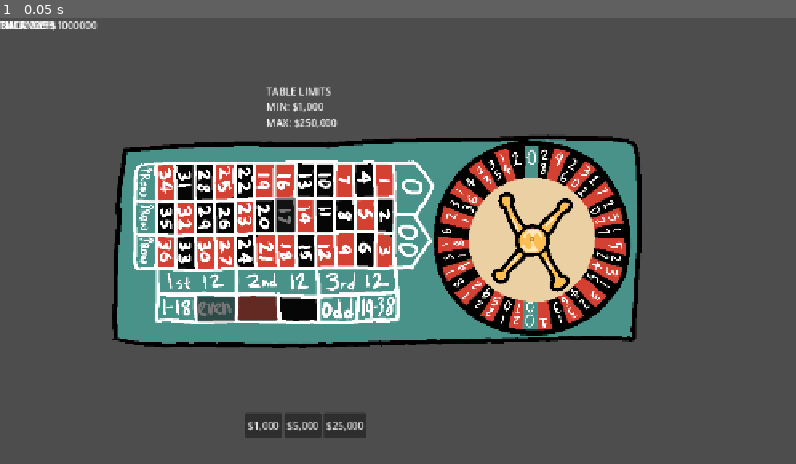
Above: before the commit, frame 1.
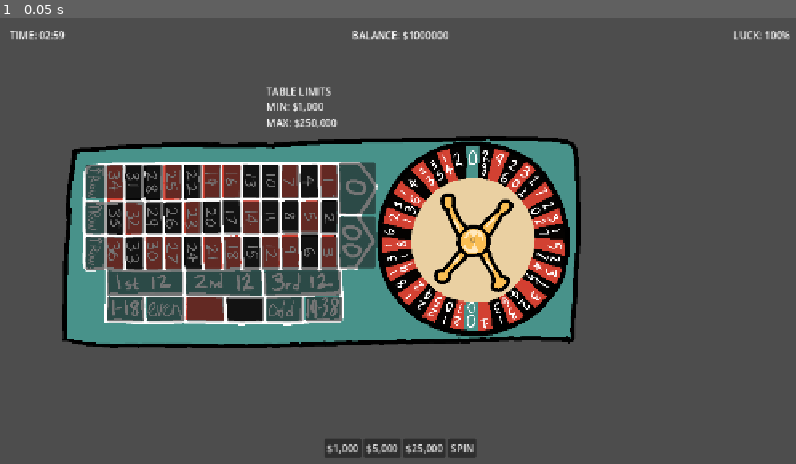
Above: after the commit, the same moment.

Repository: JordanRaia/gmtk-game-jam-2026
Game: Godot game, scene res://MainScene.tscn
Same seed, same stepped clock (60 frames per second), same inputs: the game is played once before the commit and once after it.
Inputs:
- Up to frame 1 (0.05 s): no input

The runs differ from the first frame. In frame 1, 28% of the frame differs, in the area x 0-100%, y 0-99%.

Commit message:
-console logs while betting and random result

Diff:
--- a/MainScene.tscn
+++ b/MainScene.tscn
@@ -12,24 +12,42 @@
 
 [node name="UI_Layer" type="Control" parent="CanvasLayer" unique_id=1684836525]
 layout_mode = 3
-anchors_preset = 0
-offset_right = 40.0
-offset_bottom = 40.0
+anchors_preset = 15
+anchor_right = 1.0
+anchor_bottom = 1.0
+grow_horizontal = 2
+grow_vertical = 2
 
 [node name="BalanceLabel" type="Label" parent="CanvasLayer/UI_Layer" unique_id=695806010]
-layout_mode = 0
-offset_right = 40.0
-offset_bottom = 23.0
+layout_mode = 1
+anchors_preset = 5
+anchor_left = 0.5
+anchor_right = 0.5
+offset_left = -20.0
+offset_top = 16.0
+offset_right = 20.0
+offset_bottom = 39.0
+grow_horizontal = 2
+horizontal_alignment = 1
 
 [node name="TimerLabel" type="Label" parent="CanvasLayer/UI_Layer" unique_id=1680922433]
-layout_mode = 0
-offset_right = 40.0
-offset_bottom = 23.0
+layout_mode = 1
+offset_left = 16.0
+offset_top = 16.0
+offset_right = 56.0
+offset_bottom = 39.0
 
 [node name="LuckLabel" type="Label" parent="CanvasLayer/UI_Layer" unique_id=377824550]
-layout_mode = 0
-offset_right = 40.0
-offset_bottom = 23.0
+layout_mode = 1
+anchors_preset = 1
+anchor_left = 1.0
+anchor_right = 1.0
+offset_left = -56.0
+offset_top = 16.0
+offset_right = -16.0
+offset_bottom = 39.0
+grow_horizontal = 0
+horizontal_alignment = 2
 
 [node name="TableLimitsPanel" type="Control" parent="CanvasLayer/UI_Layer" unique_id=524415909]
 anchors_preset = 0
@@ -53,11 +71,18 @@
 MAX: $250,000"
 
 [node name="ChipTray" type="HBoxContainer" parent="CanvasLayer/UI_Layer" unique_id=2076036332]
-layout_mode = 0
-offset_left = 392.0
-offset_top = 632.0
-offset_right = 586.0
-offset_bottom = 672.0
+layout_mode = 1
+anchors_preset = 7
+anchor_left = 0.5
+anchor_top = 1.0
+anchor_right = 0.5
+anchor_bottom = 1.0
+offset_left = -97.0
+offset_top = -47.0
+offset_right = 97.0
+offset_bottom = -16.0
+grow_horizontal = 2
+grow_vertical = 0
 
 [node name="Chip1000" type="Button" parent="CanvasLayer/UI_Layer/ChipTray" unique_id=1920375522]
 layout_mode = 2
@@ -76,34 +101,408 @@
 script = ExtResource("2_rf2cd")
 chip_value = 25000
 
+[node name="SpinButton" type="Button" parent="CanvasLayer/UI_Layer/ChipTray" unique_id=1853546206]
+layout_mode = 2
+text = "SPIN"
+
 [node name="RouletteTable" type="TextureRect" parent="CanvasLayer/UI_Layer" unique_id=87814310]
-layout_mode = 0
-offset_left = 176.0
-offset_top = 184.0
-offset_right = 1034.0
-offset_bottom = 525.0
+layout_mode = 1
+anchors_preset = 4
+anchor_top = 0.5
+anchor_bottom = 0.5
+offset_left = 96.0
+offset_top = -175.0
+offset_right = 936.0
+offset_bottom = 175.0
+grow_vertical = 2
 texture = ExtResource("3_uxrcv")
 
-[node name="BetSpot_Red" type="Panel" parent="CanvasLayer/UI_Layer/RouletteTable" unique_id=2090576196]
-layout_mode = 0
-offset_left = 206.0
+[node name="GridContainer" type="GridContainer" parent="CanvasLayer/UI_Layer/RouletteTable" unique_id=1336192877]
+layout_mode = 0
+offset_left = 74.0
+offset_top = 50.0
+offset_right = 444.0
+offset_bottom = 218.0
+columns = 12
+
+[node name="34" type="Panel" parent="CanvasLayer/UI_Layer/RouletteTable/GridContainer" unique_id=324455702]
+layout_mode = 2
+size_flags_horizontal = 3
+size_flags_vertical = 3
+script = ExtResource("4_5crlr")
+bet_id = "34"
+
+[node name="31" type="Panel" parent="CanvasLayer/UI_Layer/RouletteTable/GridContainer" unique_id=1569917823]
+layout_mode = 2
+size_flags_horizontal = 3
+size_flags_vertical = 3
+script = ExtResource("4_5crlr")
+bet_id = "31"
+
+[node name="28" type="Panel" parent="CanvasLayer/UI_Layer/RouletteTable/GridContainer" unique_id=1031915231]
+layout_mode = 2
+size_flags_horizontal = 3
+size_flags_vertical = 3
+script = ExtResource("4_5crlr")
+bet_id = "28"
+
+[node name="25" type="Panel" parent="CanvasLayer/UI_Layer/RouletteTable/GridContainer" unique_id=519168715]
+layout_mode = 2
+size_flags_horizontal = 3
+size_flags_vertical = 3
+script = ExtResource("4_5crlr")
+bet_id = "25"
+
+[node name="22" type="Panel" parent="CanvasLayer/UI_Layer/RouletteTable/GridContainer" unique_id=1476565776]
+layout_mode = 2
+size_flags_horizontal = 3
+size_flags_vertical = 3
+script = ExtResource("4_5crlr")
+bet_id = "22"
+
+[node name="19" type="Panel" parent="CanvasLayer/UI_Layer/RouletteTable/GridContainer" unique_id=137314108]
+layout_mode = 2
+size_flags_horizontal = 3
+size_flags_vertical = 3
+script = ExtResource("4_5crlr")
+bet_id = "19"
+
+[node name="16" type="Panel" parent="CanvasLayer/UI_Layer/RouletteTable/GridContainer" unique_id=1798368998]
+layout_mode = 2
+size_flags_horizontal = 3
+size_flags_vertical = 3
+script = ExtResource("4_5crlr")
+bet_id = "16"
+
+[node name="13" type="Panel" parent="CanvasLayer/UI_Layer/RouletteTable/GridContainer" unique_id=1282719000]
+layout_mode = 2
+size_flags_horizontal = 3
+size_flags_vertical = 3
+script = ExtResource("4_5crlr")
+bet_id = "13"
+
+[node name="10" type="Panel" parent="CanvasLayer/UI_Layer/RouletteTable/GridContainer" unique_id=81534573]
+layout_mode = 2
+size_flags_horizontal = 3
+size_flags_vertical = 3
+script = ExtResource("4_5crlr")
+bet_id = "10"
+
+[node name="7" type="Panel" parent="CanvasLayer/UI_Layer/RouletteTable/GridContainer" unique_id=1830426807]
+layout_mode = 2
+size_flags_horizontal = 3
+size_flags_vertical = 3
+script = ExtResource("4_5crlr")
+bet_id = "7"
+
+[node name="4" type="Panel" parent="CanvasLayer/UI_Layer/RouletteTable/GridContainer" unique_id=43987420]
+layout_mode = 2
+size_flags_horizontal = 3
+size_flags_vertical = 3
+script = ExtResource("4_5crlr")
+bet_id = "4"
+
+[node name="1" type="Panel" parent="CanvasLayer/UI_Layer/RouletteTable/GridContainer" unique_id=1796060905]
+layout_mode = 2
+size_flags_horizontal = 3
+size_flags_vertical = 3
+script = ExtResource("4_5crlr")
+bet_id = "1"
+
+[node name="35" type="Panel" parent="CanvasLayer/UI_Layer/RouletteTable/GridContainer" unique_id=408450441]
+layout_mode = 2
+size_flags_horizontal = 3
+size_flags_vertical = 3
+script = ExtResource("4_5crlr")
+bet_id = "35"
+
+[node name="32" type="Panel" parent="CanvasLayer/UI_Layer/RouletteTable/GridContainer" unique_id=673208007]
+layout_mode = 2
+size_flags_horizontal = 3
+size_flags_vertical = 3
+script = ExtResource("4_5crlr")
+bet_id = "32"
+
+[node name="29" type="Panel" parent="CanvasLayer/UI_Layer/RouletteTable/GridContainer" unique_id=635331368]
+layout_mode = 2
+size_flags_horizontal = 3
+size_flags_vertical = 3
+script = ExtResource("4_5crlr")
+bet_id = "29"
+
+[node name="26" type="Panel" parent="CanvasLayer/UI_Layer/RouletteTable/GridContainer" unique_id=6311759]
+layout_mode = 2
+size_flags_horizontal = 3
+size_flags_vertical = 3
+script = ExtResource("4_5crlr")
+bet_id = "26"
+
+[node name="23" type="Panel" parent="CanvasLayer/UI_Layer/RouletteTable/GridContainer" unique_id=2002911894]
+layout_mode = 2
+size_flags_horizontal = 3
+size_flags_vertical = 3
+script = ExtResource("4_5crlr")
+bet_id = "23"
+
+[node name="20" type="Panel" parent="CanvasLayer/UI_Layer/RouletteTable/GridContainer" unique_id=576058779]
+layout_mode = 2
+size_flags_horizontal = 3
+size_flags_vertical = 3
+script = ExtResource("4_5crlr")
+bet_id = "20"
+
+[node name="17" type="Panel" parent="CanvasLayer/UI_Layer/RouletteTable/GridContainer" unique_id=978347788]
+layout_mode = 2
+size_flags_horizontal = 3
+size_flags_vertical = 3
+script = ExtResource("4_5crlr")
+bet_id = "17"
+
+[node name="14" type="Panel" parent="CanvasLayer/UI_Layer/RouletteTable/GridContainer" unique_id=1766995771]
+layout_mode = 2
+size_flags_horizontal = 3
+size_flags_vertical = 3
+script = ExtResource("4_5crlr")
+bet_id = "14"
+
+[node name="11" type="Panel" parent="CanvasLayer/UI_Layer/RouletteTable/GridContainer" unique_id=1594192426]
+layout_mode = 2
+size_flags_horizontal = 3
+size_flags_vertical = 3
+script = ExtResource("4_5crlr")
+bet_id = "11"
+
+[node name="8" type="Panel" parent="CanvasLayer/UI_Layer/RouletteTable/GridContainer" unique_id=7725999]
+layout_mode = 2
+size_flags_horizontal = 3
+size_flags_vertical = 3
+script = ExtResource("4_5crlr")
+bet_id = "8"
+
+[node name="5" type="Panel" parent="CanvasLayer/UI_Layer/RouletteTable/GridContainer" unique_id=239210513]
+layout_mode = 2
+size_flags_horizontal = 3
+size_flags_vertical = 3
+script = ExtResource("4_5crlr")
+bet_id = "5"
+
+[node name="2" type="Panel" parent="CanvasLayer/UI_Layer/RouletteTable/GridContainer" unique_id=817647067]
+layout_mode = 2
+size_flags_horizontal = 3
+size_flags_vertical = 3
+script = ExtResource("4_5crlr")
+bet_id = "2"
+
+[node name="36" type="Panel" parent="CanvasLayer/UI_Layer/RouletteTable/GridContainer" unique_id=1283685836]
+layout_mode = 2
+size_flags_horizontal = 3
+size_flags_vertical = 3
+script = ExtResource("4_5crlr")
+bet_id = "36"
+
+[node name="33" type="Panel" parent="CanvasLayer/UI_Layer/RouletteTable/GridContainer" unique_id=1974721007]
+layout_mode = 2
+size_flags_horizontal = 3
+size_flags_vertical = 3
+script = ExtResource("4_5crlr")
+bet_id = "33"
+
+[node name="30" type="Panel" parent="CanvasLayer/UI_Layer/RouletteTable/GridContainer" unique_id=751882218]
+layout_mode = 2
+size_flags_horizontal = 3
+size_flags_vertical = 3
+script = ExtResource("4_5crlr")
+bet_id = "30"
+
+[node name="27" type="Panel" parent="CanvasLayer/UI_Layer/RouletteTable/GridContainer" unique_id=972595874]
+layout_mode = 2
+size_flags_horizontal = 3
+size_flags_vertical = 3
+script = ExtResource("4_5crlr")
+bet_id = "27"
+
+[node name="24" type="Panel" parent="CanvasLayer/UI_Layer/RouletteTable/GridContainer" unique_id=1234682412]
+layout_mode = 2
+size_flags_horizontal = 3
+size_flags_vertical = 3
+script = ExtResource("4_5crlr")
+bet_id = "24"
+
+[node name="21" type="Panel" parent="CanvasLayer/UI_Layer/RouletteTable/GridContainer" unique_id=1163558399]
+layout_mode = 2
+size_flags_horizontal = 3
+size_flags_vertical = 3
+script = ExtResource("4_5crlr")
+bet_id = "21"
+
+[node name="18" type="Panel" parent="CanvasLayer/UI_Layer/RouletteTable/GridContainer" unique_id=103833339]
+layout_mode = 2
+size_flags_horizontal = 3
+size_flags_vertical = 3
+script = ExtResource("4_5crlr")
+bet_id = "18"
+
+[node name="15" type="Panel" parent="CanvasLayer/UI_Layer/RouletteTable/GridContainer" unique_id=364843855]
+layout_mode = 2
+size_flags_horizontal = 3
+size_flags_vertical = 3
+script = ExtResource("4_5crlr")
+bet_id = "15"
+
+[node name="12" type="Panel" parent="CanvasLayer/UI_Layer/RouletteTable/GridContainer" unique_id=763052447]
+layout_mode = 2
+size_flags_horizontal = 3
+size_flags_vertical = 3
+script = ExtResource("4_5crlr")
+bet_id = "12"
+
+[node name="9" type="Panel" parent="CanvasLayer/UI_Layer/RouletteTable/GridContainer" unique_id=701397299]
+layout_mode = 2
+size_flags_horizontal = 3
+size_flags_vertical = 3
+script = ExtResource("4_5crlr")
+bet_id = "9"
+
+[node name="6" type="Panel" parent="CanvasLayer/UI_Layer/RouletteTable/GridContainer" unique_id=284023759]
+layout_mode = 2
+size_flags_horizontal = 3
+size_flags_vertical = 3
+script = ExtResource("4_5crlr")
+bet_id = "6"
+
+[node name="3" type="Panel" parent="CanvasLayer/UI_Layer/RouletteTable/GridContainer" unique_id=37291066]
+layout_mode = 2
+size_flags_horizontal = 3
+size_flags_vertical = 3
+script = ExtResource("4_5crlr")
+bet_id = "3"
+
+[node name="GridContainer2" type="GridContainer" parent="CanvasLayer/UI_Layer/RouletteTable" unique_id=233496460]
+layout_mode = 0
+offset_left = 75.0
+offset_top = 219.0
+offset_right = 449.0
+offset_bottom = 259.0
+columns = 3
+
+[node name="1st12" type="Panel" parent="CanvasLayer/UI_Layer/RouletteTable/GridContainer2" unique_id=982936437]
+layout_mode = 2
+size_flags_horizontal = 3
+size_flags_vertical = 3
+script = ExtResource("4_5crlr")
+bet_id = "1st12"
+
+[node name="2nd12" type="Panel" parent="CanvasLayer/UI_Layer/RouletteTable/GridContainer2" unique_id=764294373]
+layout_mode = 2
+size_flags_horizontal = 3
+size_flags_vertical = 3
+script = ExtResource("4_5crlr")
+bet_id = "2nd12"
+
+[node name="3rd12" type="Panel" parent="CanvasLayer/UI_Layer/RouletteTable/GridContainer2" unique_id=1596568762]
+layout_mode = 2
+size_flags_horizontal = 3
+size_flags_vertical = 3
+script = ExtResource("4_5crlr")
+bet_id = "3rd12"
+
+[node name="GridContainer3" type="GridContainer" parent="CanvasLayer/UI_Layer/RouletteTable" unique_id=325383157]
+layout_mode = 0
+offset_left = 75.0
 offset_top = 261.0
-offset_right = 267.0
+offset_right = 452.0
 offset_bottom = 301.0
-script = ExtResource("4_5crlr")
-
-[node name="BetSpot_Even" type="Panel" parent="CanvasLayer/UI_Layer/RouletteTable" unique_id=19913335]
-layout_mode = 0
-offset_left = 140.0
-offset_top = 262.0
-offset_right = 200.0
-offset_bottom = 302.0
-script = ExtResource("4_5crlr")
-
-[node name="BetSpot_Number17" type="Panel" parent="CanvasLayer/UI_Layer/RouletteTable" unique_id=713720313]
-layout_mode = 0
-offset_left = 265.0
-offset_top = 103.0
-offset_right = 297.0
-offset_bottom = 159.0
-script = ExtResource("4_5crlr")
+columns = 6
+
+[node name="1thu18" type="Panel" parent="CanvasLayer/UI_Layer/RouletteTable/GridContainer3" unique_id=1345856688]
+layout_mode = 2
+size_flags_horizontal = 3
+size_flags_vertical = 3
+script = ExtResource("4_5crlr")
+bet_id = "1thu18"
+
+[node name="even" type="Panel" parent="CanvasLayer/UI_Layer/RouletteTable/GridContainer3" unique_id=1558528787]
+layout_mode = 2
+size_flags_horizontal = 3
+size_flags_vertical = 3
+script = ExtResource("4_5crlr")
+bet_id = "even"
+
+[node name="red" type="Panel" parent="CanvasLayer/UI_Layer/RouletteTable/GridContainer3" unique_id=1866814198]
+layout_mode = 2
+size_flags_horizontal = 3
+size_flags_vertical = 3
+script = ExtResource("4_5crlr")
+bet_id = "red"
+
+[node name="black" type="Panel" parent="CanvasLayer/UI_Layer/RouletteTable/GridContainer3" unique_id=1578202673]
+layout_mode = 2
+size_flags_horizontal = 3
+size_flags_vertical = 3
+script = ExtResource("4_5crlr")
+bet_id = "black"
+
+[node name="odd" type="Panel" parent="CanvasLayer/UI_Layer/RouletteTable/GridContainer3" unique_id=1615690197]
+layout_mode = 2
+size_flags_horizontal = 3
+size_flags_vertical = 3
+script = ExtResource("4_5crlr")
+bet_id = "odd"
+
+[node name="19thu38" type="Panel" parent="CanvasLayer/UI_Layer/RouletteTable/GridContainer3" unique_id=443717599]
+layout_mode = 2
+size_flags_horizontal = 3
+size_flags_vertical = 3
+script = ExtResource("4_5crlr")
+bet_id = "19thu38"
+
+[node name="GridContainer4" type="GridContainer" parent="CanvasLayer/UI_Layer/RouletteTable" unique_id=715521691]
+layout_mode = 0
+offset_left = 41.0
+offset_top = 50.0
+offset_right = 72.0
+offset_bottom = 218.0
+
+[node name="row1" type="Panel" parent="CanvasLayer/UI_Layer/RouletteTable/GridContainer4" unique_id=693484056]
+layout_mode = 2
+size_flags_horizontal = 3
+size_flags_vertical = 3
+script = ExtResource("4_5crlr")
+bet_id = "row1"
+
+[node name="row2" type="Panel" parent="CanvasLayer/UI_Layer/RouletteTable/GridContainer4" unique_id=1691648476]
+layout_mode = 2
+size_flags_horizontal = 3
+size_flags_vertical = 3
+script = ExtResource("4_5crlr")
+bet_id = "row2"
+
+[node name="row3" type="Panel" parent="CanvasLayer/UI_Layer/RouletteTable/GridContainer4" unique_id=1388078625]
+layout_mode = 2
+size_flags_horizontal = 3
+size_flags_vertical = 3
+script = ExtResource("4_5crlr")
+bet_id = "row3"
+
+[node name="GridContainer5" type="GridContainer" parent="CanvasLayer/UI_Layer/RouletteTable" unique_id=699445178]
+layout_mode = 0
+offset_left = 447.0
+offset_top = 46.0
+offset_right = 505.0
+offset_bottom = 215.0
+
+[node name="zero" type="Panel" parent="CanvasLayer/UI_Layer/RouletteTable/GridContainer5" unique_id=2016885559]
+layout_mode = 2
+size_flags_horizontal = 3
+size_flags_vertical = 3
+script = ExtResource("4_5crlr")
+bet_id = "zero"
+
+[node name="doublezero" type="Panel" parent="CanvasLayer/UI_Layer/RouletteTable/GridContainer5" unique_id=1585633368]
+layout_mode = 2
+size_flags_horizontal = 3
+size_flags_vertical = 3
+script = ExtResource("4_5crlr")
+bet_id = "doublezero"
+
+[connection signal="pressed" from="CanvasLayer/UI_Layer/ChipTray/SpinButton" to="." method="_on_spin_button_pressed"]
--- a/Scripts/BettingDropZone.gd
+++ b/Scripts/BettingDropZone.gd
@@ -1,16 +1,26 @@
 extends Panel
 
+@export var bet_id: String = ""
+
 func _can_drop_data(_at_position: Vector2, data: Variant) -> bool:
-	# Check if the data being dragged is a valid chip value
-	return data is Dictionary and data.has("amount")
+    return data is Dictionary and data.has("amount")
 
 func _drop_data(_at_position: Vector2, data: Variant) -> void:
-	var chip_value = data["amount"]
-	print("Dropped chip of value: ", chip_value, " onto ", name)
+    var chip_value = data["amount"]
 
-	# Deduct from balance and register bet via GameState
-	if GameState.balance >= chip_value:
-		GameState.balance -= chip_value
-		# TODO: Instantiate a visual chip sprite directly inside this panel zone
-	else:
-		print("Not enough balance to place this bet!")
+    if GameState.balance >= chip_value:
+        # Deduct from balance
+        GameState.balance -= chip_value
+
+        # Register the bet in the GameState ledger
+        if GameState.active_bets.has(bet_id):
+            GameState.active_bets[bet_id] += chip_value
+        else:
+            GameState.active_bets[bet_id] = chip_value
+
+        print("Dropped $", chip_value, " on: ", bet_id)
+        print("Current Ledger: ", GameState.active_bets)
+
+        # TODO: Instantiate a visual chip sprite
+    else:
+        print("Not enough balance to place this bet!")
--- a/Scripts/MainScene.gd
+++ b/Scripts/MainScene.gd
@@ -27,4 +27,93 @@
 	var seconds = int(GameState.time_remaining) % 60
 	timer_label.text = "TIME: %02d:%02d" % [minutes, seconds]
 
-	luck_label.text = "LUCK: %d%" % GameState.luck_meter
+	luck_label.text = "LUCK: %d%%" % GameState.luck_meter
+
+func _on_spin_button_pressed() -> void:
+	if GameState.active_bets.is_empty():
+		print("Place a bet first!")
+		return
+
+	# 1. Pick a random number between 0 and 37 (37 represents '00')
+	var winning_number = randi() % 38
+
+	# Convert it to match your exact Bet IDs
+	var win_str = str(winning_number)
+	if winning_number == 0:
+		win_str = "zero"
+	elif winning_number == 37:
+		win_str = "doublezero"
+
+	print("--- SPINNING THE WHEEL ---")
+	print("The winning number is: ", win_str)
+
+	# Define standard roulette properties for the outside bets
+	var red_numbers = [1, 3, 5, 7, 9, 12, 14, 16, 18, 19, 21, 23, 25, 27, 30, 32, 34, 36]
+	var black_numbers = [2, 4, 6, 8, 10, 11, 13, 15, 17, 20, 22, 24, 26, 28, 29, 31, 33, 35]
+	var is_even = (winning_number != 0 and winning_number != 37 and winning_number % 2 == 0)
+	var is_odd = (winning_number != 0 and winning_number != 37 and winning_number % 2 != 0)
+
+	var total_winnings = 0
+
+	# 2. Iterate through the ledger and check every bet placed
+	for bet_id in GameState.active_bets.keys():
+		var bet_amount = GameState.active_bets[bet_id]
+		var won = false
+		var payout_multiplier = 0 # Total return (winnings + original bet)
+
+		# Check Straight Up (Single Number) Bets
+		if bet_id == win_str:
+			won = true
+			payout_multiplier = 36 # 35 to 1 payout + original bet back
+
+		# Check Outside Bets (only valid if it isn't 0 or 00)
+		elif winning_number != 0 and winning_number != 37:
+			match bet_id:
+				"red":
+					if winning_number in red_numbers: won = true; payout_multiplier = 2
+				"black":
+					if winning_number in black_numbers: won = true; payout_multiplier = 2
+				"even":
+					if is_even: won = true; payout_multiplier = 2
+				"odd":
+					if is_odd: won = true; payout_multiplier = 2
+				"1thu18":
+					if winning_number >= 1 and winning_number <= 18: won = true; payout_multiplier = 2
+				"19thu38":
+					if winning_number >= 19 and winning_number <= 36: won = true; payout_multiplier = 2
+				"1st12":
+					if winning_number >= 1 and winning_number <= 12: won = true; payout_multiplier = 3
+				"2nd12":
+					if winning_number >= 13 and winning_number <= 24: won = true; payout_multiplier = 3
+				"3rd12":
+					if winning_number >= 25 and winning_number <= 36: won = true; payout_multiplier = 3
+				"row1":
+					# Top row on board (3, 6, 9, etc.)
+					if winning_number % 3 == 0: won = true; payout_multiplier = 3
+				"row2":
+					# Middle row on board (2, 5, 8, etc.)
+					if winning_number % 3 == 2: won = true; payout_multiplier = 3
+				"row3":
+					# Bottom row on board (1, 4, 7, etc.)
+					if winning_number % 3 == 1: won = true; payout_multiplier = 3
+
+		# 3. Calculate the punishment
+		if won:
+			var winnings = bet_amount * payout_multiplier
+			total_winnings += winnings
+			print("FAILED (WON) bet on ", bet_id, "! Adding $", winnings, " back.")
+		else:
+			print("SUCCESS (LOST) bet on ", bet_id, "! Money burned.")
+
+	# 4. Finalize the Round
+	if total_winnings > 0:
+		GameState.balance += total_winnings
+
+		# Drain the luck meter for winning!
+		GameState.luck_meter -= 5
+		print("Total cash forced back into balance: $", total_winnings)
+	else:
+		print("Excellent! You successfully burned all the bets this round.")
+
+	# Clear the ledger for the next round
+	GameState.active_bets.clear()
Binary file changed: Assets/PlaceHolders/rouletteboard.png
Not shown, removed: Scripts/roulette-wheel.jpg.import
